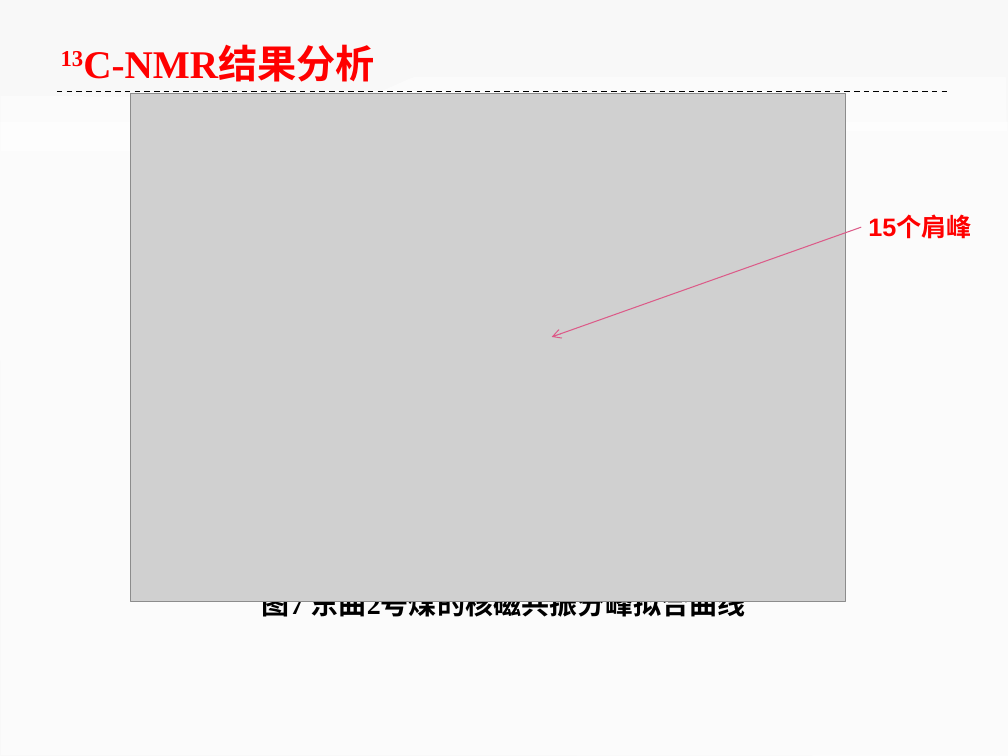
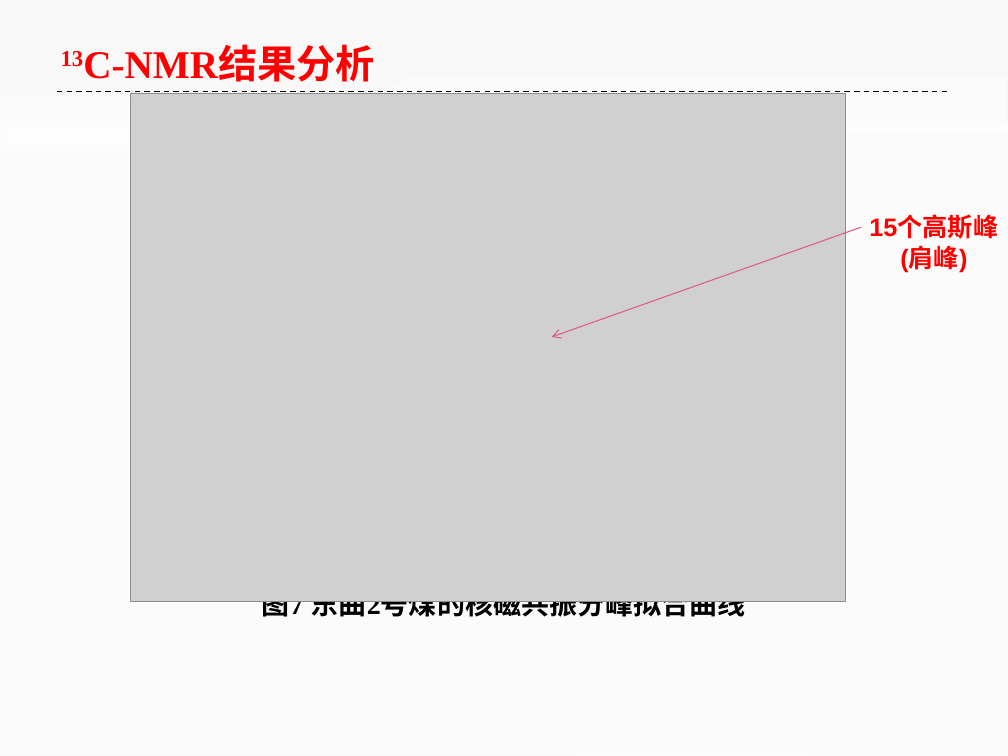
Before and after one commit to ilvcr/GraduationProject, a slide deck: slide 14 of ppt/yoghourtppt.pptx. Drawn at 1008x756 pixels with LibreOffice and Linux fonts; fonts in the diff are those of the drawing; grey boxes stand for pictures. Boxes give left, top, right and bottom in pixels: in the first picture for what was removed or moved away, otherwise in the second. Text is boxed around its words. In the diff, an @@ line names an element or a change of style, - is before the commit and + after.

```diff
--- a/ppt/yoghourtppt.pptx
+++ b/ppt/yoghourtppt.pptx
@@ text at [869, 216, 998, 272]: text changed @@
-15个肩峰
+15个高斯峰
+(肩峰)
```
Also in this commit, not shown: 5 other slides changed.
